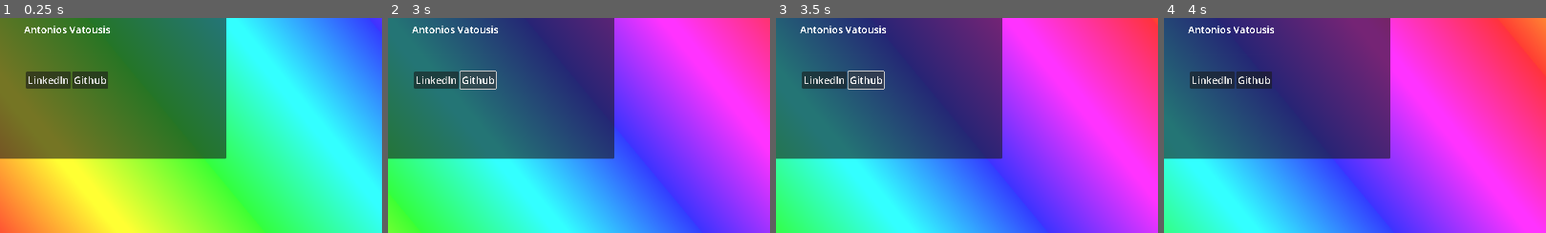
Above: before the commit, frames 1-4 (left to right).
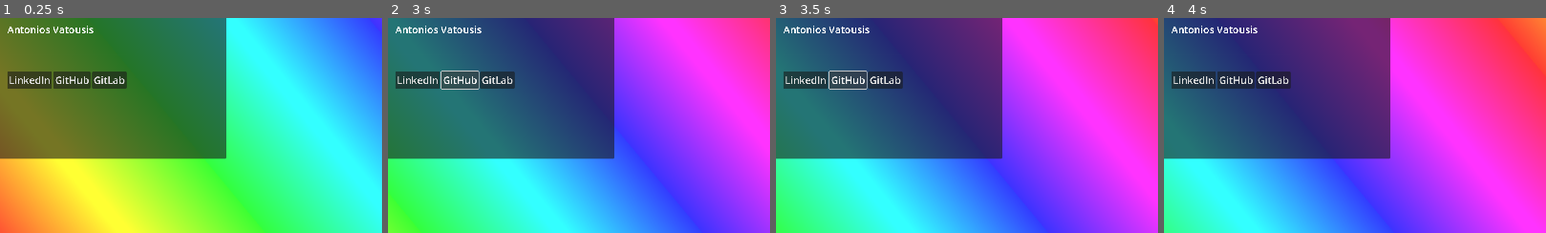
Above: after the commit, the same moments.

Repository: antv199/antv199.github.io
Game: Godot game, scene res://Website.tscn
The game is run twice, just before and just after one commit, with the same random seed, the same clock (stepped at 60 frames per second) and the same inputs.
Inputs (mouse positions are % of the whole screen's width and height, from its top left):
- Up to frame 1 (0.25 s): no input
- Up to frame 2 (3 s): click "Github" (after the commit: "GitHub") at 0.5 s; click (57, 57) at 1.25 s, where only the run after the commit has a clickable "GitLab"; click "Home" at 2 s; click "Github" (after the commit: "GitHub") at 2.75 s
- Up to frame 3 (3.5 s): no input
- Up to frame 4 (4 s): click "Blog" at 3.5 s
The pictures show only the part of the screen within x 42-92%, y 42-92%; the shares and areas given below are measured in that part.

The runs differ from the first frame. In frame 1, 1.7% of the frame differs, in the area x 2-34%, y 3-33%; in frame 2, 1.8%, in the area x 2-34%, y 3-34%; in frame 3, 1.8%; in frame 4, 1.7%.

Commit message:
Added Gitlab button and hopefully CI successes this time

Diff:
--- a/Website.gd
+++ b/Website.gd
@@ -62,8 +62,12 @@
 func _on_github_pressed() -> void:
 	OS.shell_open("https://github.com/antv199")
 
+func _on_gitlab_pressed() -> void:
+	OS.shell_open("https://gitlab.com/anthonyv159")
+
 func _on_blog_pressed() -> void:
 	OS.shell_open("https://antv199.github.io/blog/")
 
+
 func _on_fake_home_button_pressed() -> void:
 	%AnimationPlayer.play("home_button")
--- a/Website.tscn
+++ b/Website.tscn
@@ -8,6 +8,45 @@
 shader_parameter/strength = 0.8
 shader_parameter/speed = 0.1
 shader_parameter/angle = 25.0
+
+[sub_resource type="Animation" id="Animation_g7r6l"]
+length = 0.001
+tracks/0/type = "value"
+tracks/0/imported = false
+tracks/0/enabled = true
+tracks/0/path = NodePath("Navbar/NavbarHorContainer/FakeHomeButton:disabled")
+tracks/0/interp = 1
+tracks/0/loop_wrap = true
+tracks/0/keys = {
+"times": PackedFloat32Array(0),
+"transitions": PackedFloat32Array(1),
+"update": 1,
+"values": [false]
+}
+tracks/1/type = "value"
+tracks/1/imported = false
+tracks/1/enabled = true
+tracks/1/path = NodePath("Navbar/NavbarHorContainer/Blog:disabled")
+tracks/1/interp = 1
+tracks/1/loop_wrap = true
+tracks/1/keys = {
+"times": PackedFloat32Array(0),
+"transitions": PackedFloat32Array(1),
+"update": 1,
+"values": [false]
+}
+tracks/2/type = "value"
+tracks/2/imported = false
+tracks/2/enabled = true
+tracks/2/path = NodePath("Navbar:rotation")
+tracks/2/interp = 1
+tracks/2/loop_wrap = true
+tracks/2/keys = {
+"times": PackedFloat32Array(0),
+"transitions": PackedFloat32Array(1),
+"update": 0,
+"values": [0.0]
+}
 
 [sub_resource type="Animation" id="Animation_yqeyb"]
 resource_name = "home_button"
@@ -48,45 +87,6 @@
 "values": [0.0, 6.28319, 0.0]
 }
 
-[sub_resource type="Animation" id="Animation_g7r6l"]
-length = 0.001
-tracks/0/type = "value"
-tracks/0/imported = false
-tracks/0/enabled = true
-tracks/0/path = NodePath("Navbar/NavbarHorContainer/FakeHomeButton:disabled")
-tracks/0/interp = 1
-tracks/0/loop_wrap = true
-tracks/0/keys = {
-"times": PackedFloat32Array(0),
-"transitions": PackedFloat32Array(1),
-"update": 1,
-"values": [false]
-}
-tracks/1/type = "value"
-tracks/1/imported = false
-tracks/1/enabled = true
-tracks/1/path = NodePath("Navbar/NavbarHorContainer/Blog:disabled")
-tracks/1/interp = 1
-tracks/1/loop_wrap = true
-tracks/1/keys = {
-"times": PackedFloat32Array(0),
-"transitions": PackedFloat32Array(1),
-"update": 1,
-"values": [false]
-}
-tracks/2/type = "value"
-tracks/2/imported = false
-tracks/2/enabled = true
-tracks/2/path = NodePath("Navbar:rotation")
-tracks/2/interp = 1
-tracks/2/loop_wrap = true
-tracks/2/keys = {
-"times": PackedFloat32Array(0),
-"transitions": PackedFloat32Array(1),
-"update": 0,
-"values": [0.0]
-}
-
 [sub_resource type="AnimationLibrary" id="AnimationLibrary_g7r6l"]
 _data = {
 &"RESET": SubResource("Animation_g7r6l"),
@@ -208,7 +208,12 @@
 [node name="Github" type="Button" parent="ProfileView/DesktopView/VBoxContainer/ButtonsContainer"]
 layout_mode = 2
 theme_override_font_sizes/font_size = 25
-text = "Github"
+text = "GitHub"
+
+[node name="Gitlab" type="Button" parent="ProfileView/DesktopView/VBoxContainer/ButtonsContainer"]
+layout_mode = 2
+theme_override_font_sizes/font_size = 25
+text = "GitLab"
 
 [node name="MobileView" type="VBoxContainer" parent="ProfileView"]
 unique_name_in_owner = true
@@ -259,7 +264,12 @@
 [node name="Github" type="Button" parent="ProfileView/MobileView/ButtonsContainer"]
 layout_mode = 2
 theme_override_font_sizes/font_size = 60
-text = "Github"
+text = "GitHub"
+
+[node name="Gitlab" type="Button" parent="ProfileView/MobileView/ButtonsContainer"]
+layout_mode = 2
+theme_override_font_sizes/font_size = 60
+text = "GitLab"
 
 [node name="VBoxContainer" type="VBoxContainer" parent="ProfileView/MobileView"]
 layout_mode = 2
@@ -278,6 +288,8 @@
 [connection signal="pressed" from="Navbar/NavbarHorContainer/Blog" to="." method="_on_blog_pressed"]
 [connection signal="pressed" from="ProfileView/DesktopView/VBoxContainer/ButtonsContainer/LinkedinDesk" to="." method="_on_linkedin_pressed"]
 [connection signal="pressed" from="ProfileView/DesktopView/VBoxContainer/ButtonsContainer/Github" to="." method="_on_github_pressed"]
+[connection signal="pressed" from="ProfileView/DesktopView/VBoxContainer/ButtonsContainer/Gitlab" to="." method="_on_gitlab_pressed"]
 [connection signal="pressed" from="ProfileView/MobileView/ButtonsContainer/LinkedinPhone" to="." method="_on_linkedin_pressed"]
 [connection signal="pressed" from="ProfileView/MobileView/ButtonsContainer/Github" to="." method="_on_github_pressed"]
+[connection signal="pressed" from="ProfileView/MobileView/ButtonsContainer/Gitlab" to="." method="_on_gitlab_pressed"]
 [connection signal="request_completed" from="HTTPRequest" to="." method="_http_request_completed"]
